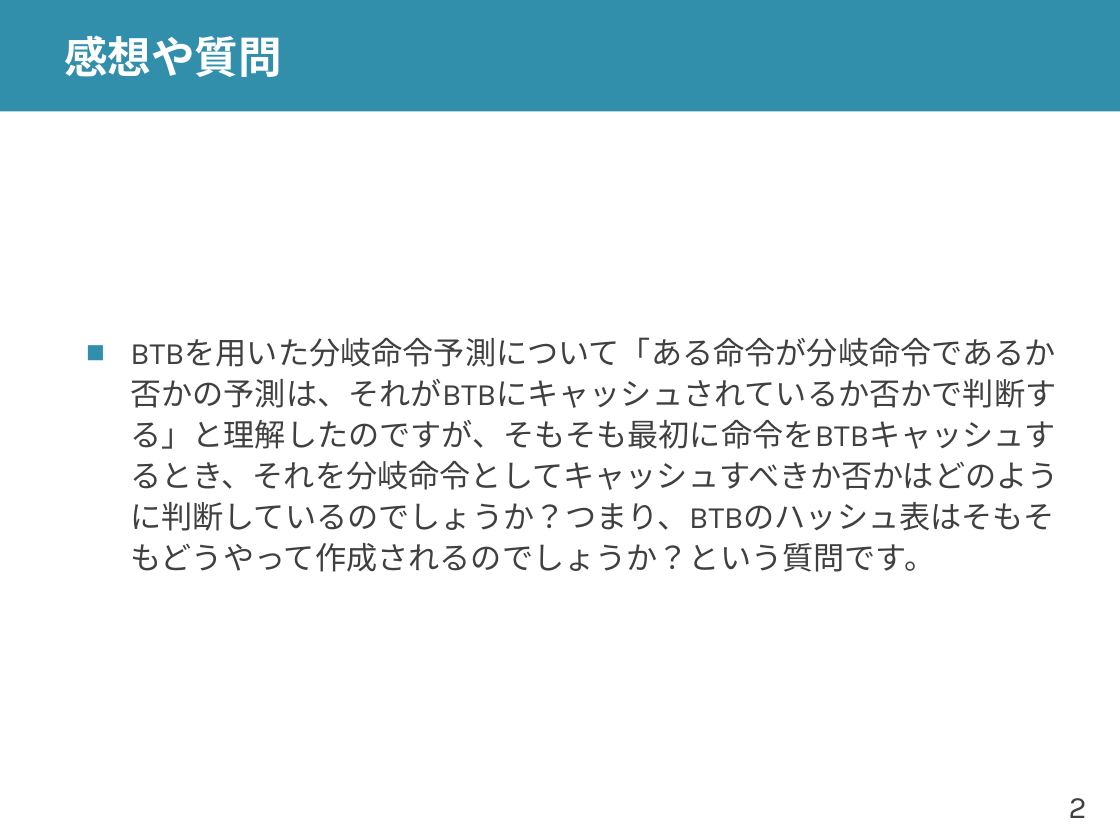
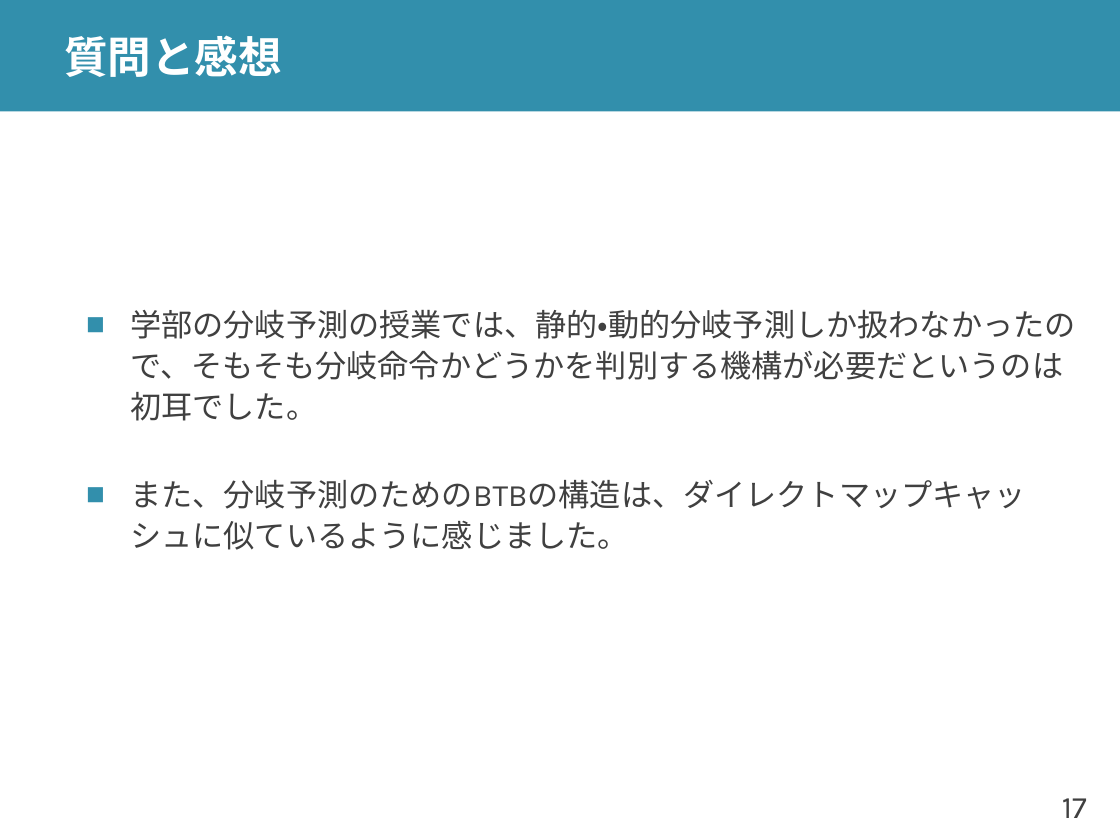
Before and after one commit to shioyadan/advanced-computer-organization, a slide deck: slide 17 of aco-shioya-06.pptx (slide 2 before the commit). Drawn at 1120x840 pixels with LibreOffice and Linux fonts; fonts in the diff are those of the drawing. Boxes give left, top, right and bottom in pixels: in the first picture for what was removed or moved away, otherwise in the second. Text is boxed around its words. In the diff, an @@ line names an element or a change of style, - is before the commit and + after.

```diff
--- a/aco-shioya-06.pptx
+++ b/aco-shioya-06.pptx
@@ title at <box>64,35,282,77</box>: text changed @@
-感想や質問
+質問と感想
@@ text at <box>130,310,1075,550</box>: text changed @@
-■ BTBを用いた分岐命令予測について「ある命令が分岐命令であるか否かの予測は、それがBTBにキャッシュされているか否かで判断する」と理解したのですが、そもそも最初に命令をBTBキャッシュするとき、それを分岐命令としてキャッシュすべきか否かはどのように判断しているのでしょうか？つまり、BTBのハッシュ表はそもそもどうやって作成されるのでしょうか？という質問です。
+■ 学部の分岐予測の授業では、静的・動的分岐予測しか扱わなかったので、そもそも分岐命令かどうかを判別する機構が必要だというのは初耳でした。
+■ また、分岐予測のためのBTBの構造は、ダイレクトマップキャッシュに似ているように感じました。
@@ page number at <box>1062,798,1087,818</box>: text changed @@
-2
+17
```
Also in this commit, not shown: 15 other slides changed, 20 slides added, 13 slides removed, 3 other files.
